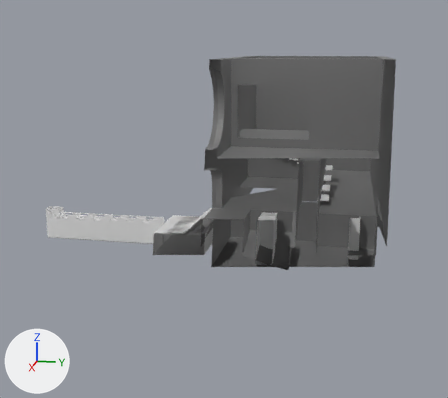
What one commit did to the Blender file assets/level.blend.
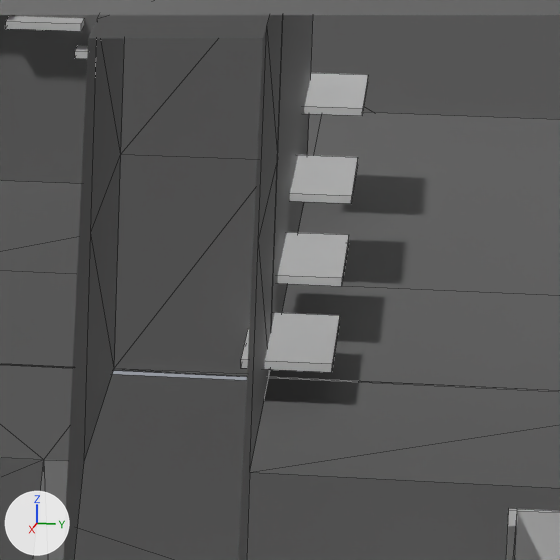
The first picture shows the older version from a camera (50 mm lens) standing at (1037.0, 535.0, 310.0) and looking at (-11.0, 326.0, 48.0). The close-ups show the older and then the newer version on the part from 64% to 79% of the width and 39% to 56% of the height of that picture. Only the edits that show in the close-ups are written down. Every picture has the same lights, and +X, +Y and +Z are marked at lower left. The close-ups show mesh edges as thin lines. Everything nearer to the camera than a plane just in front of the edit is cut away.

Before the edit, the objects in view are built like this:
```python
me_cube = bpy.data.meshes.new('Cube')
me_cube.from_pydata(...)  # a box spanning x -1.0..1.0, y -1.0..1.0, z -1.0..1.0
me_cube_003 = bpy.data.meshes.new('Cube.003')
me_cube_003.from_pydata(...)  # a box spanning x -1.0..1.0, y -1.0..1.0, z -1.0..1.0
me_cube_013 = bpy.data.meshes.new('Cube.013')
me_cube_013.from_pydata(...)  # a box spanning x -1.0..1.0, y -1.0..1.0, z -1.0..1.0
ob_cube_007 = bpy.data.objects.new('Cube.007', me_cube)
ob_cube_007.location = (-126.3, 495.3, 30.7)
ob_cube_007.scale = (24.0, 10.1, 1.0)
ob_cube_009 = bpy.data.objects.new('Cube.009', me_cube_003)
ob_cube_009.location = (-243.4, 495.3, 44.8)
ob_cube_009.scale = (24.0, 10.1, 1.0)
ob_cube_013 = bpy.data.objects.new('Cube.013', me_cube_013)
ob_cube_013.location = (-353.5, 419.5, 65.6)
ob_cube_013.scale = (24.0, 10.1, 1.0)
# also in view: 'Cube.010' at (-323.0, 495.0, 51.0); 'Cube.006' at (89.0, 550.0, -17.0); 'Cube.008' at (-183.0, 495.0, 38.0); 'Plane.001' at (-20.0, 322.0, 112.0)
```
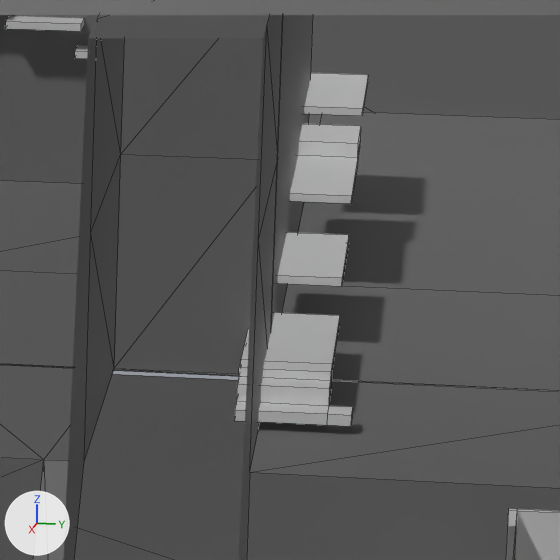
What differs and where, as boxes [x1, y1, x2, y2] in the close-ups (560 x 560 px):
'Cube.007', reshaped (19% wider, 89% taller)
    before: [241, 312, 340, 372]
    after: [234, 312, 352, 426]
'Cube.009', reshaped (62% taller)
    before: [290, 155, 358, 204]
    after: [290, 124, 361, 204]
part 1 of me_cube, built on
    before: [241, 359, 332, 372]
    after: [234, 359, 352, 426]
part 2 of me_cube_003, built on
    after: [298, 124, 361, 159]

Diff of the bpy script that builds the scene:
```diff
--- a/assets/level.blend.py
+++ b/assets/level.blend.py
@@ me_cube @@
 # used by ob_cube_007; location = (-126.3, 495.3, 30.7); scale = (24.0, 10.1, 1.0)
-me_cube.from_pydata(...)  # 8 vertices, 6 faces; spans x -1.0..1.0, y -1.0..1.0, z -1.0..1.0
+me_cube.from_pydata(...)  # 32 vertices, 30 faces; spans x -1.0..1.94, y -1.0..1.52, z -7.48..1.0
+# me_cube part 1
+# 1 face is deleted
+# 24 vertices are added at x 1.0..1.94, y -1.0..1.52, z -7.48..1.0
+# 25 new faces join them
@@ me_cube_003 @@
 # used by ob_cube_009; location = (-243.4, 495.3, 44.8); scale = (24.0, 10.1, 1.0)
-me_cube_003.from_pydata(...)  # 8 vertices, 6 faces; spans x -1.0..1.0, y -1.0..1.0, z -1.0..1.0
+me_cube_003.from_pydata(...)  # 16 vertices, 14 faces; spans x -1.97..1.0, y -1.0..1.0, z -1.0..4.58
+# me_cube_003 part 2
+# 1 face is deleted
+# 8 vertices are added at x -1.97..-1.0, y -1.0..1.0, z -1.0..4.58
+# 9 new faces join them
```
